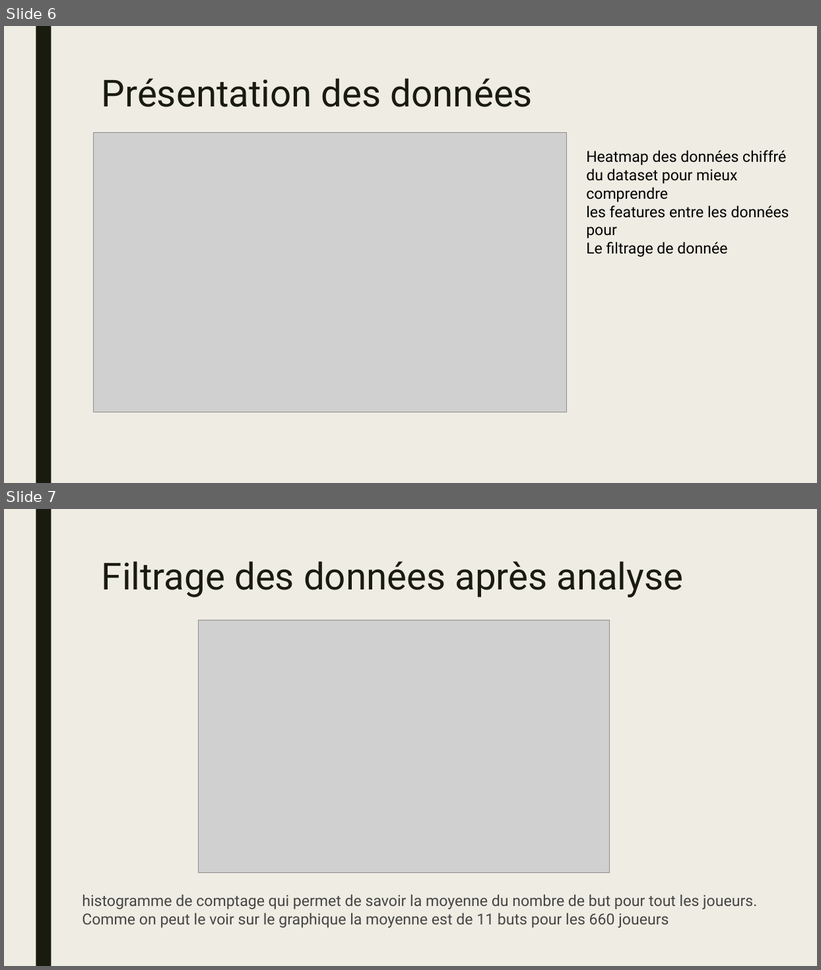
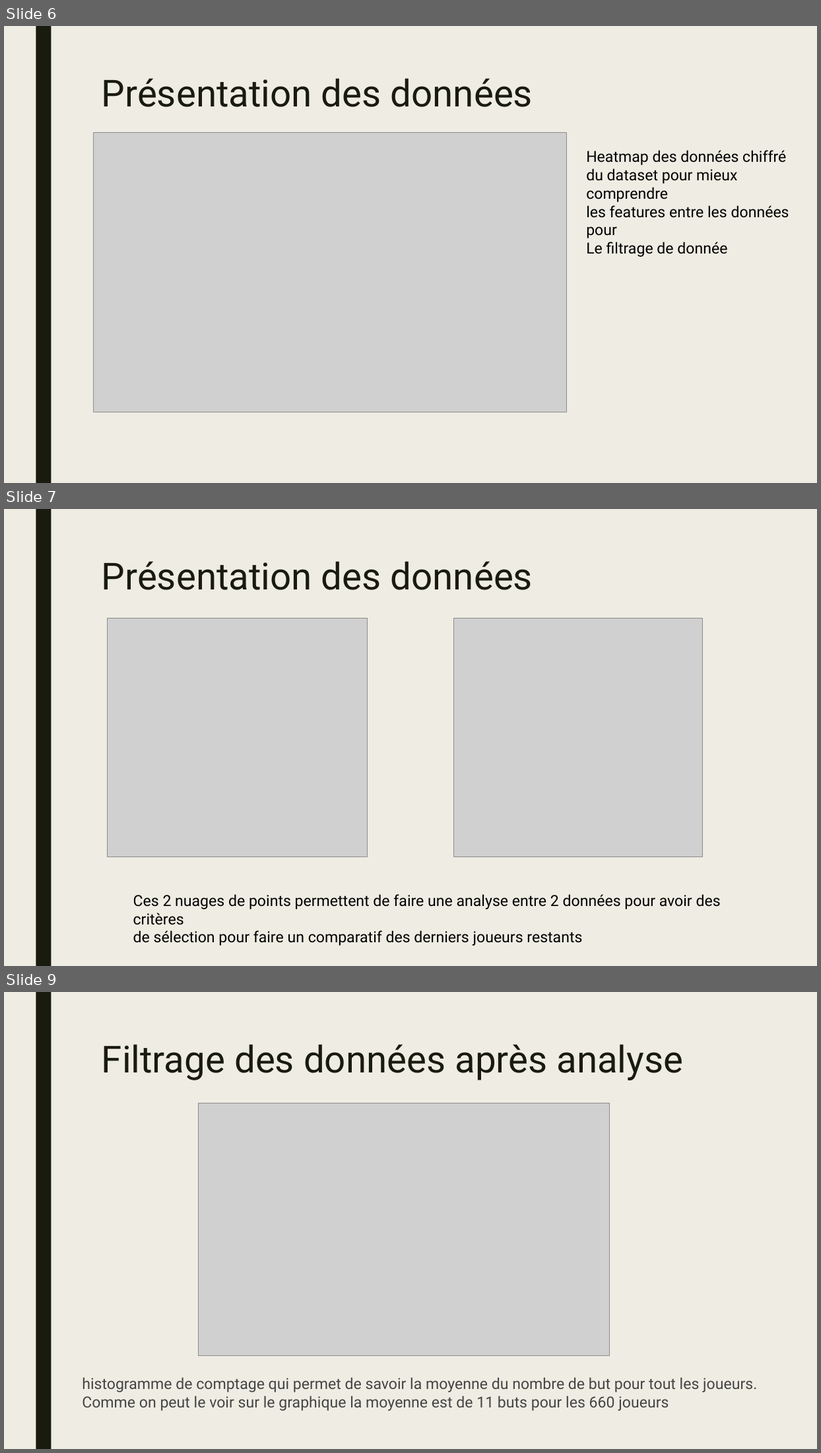
Before and after one commit to julienparrot/Foot-dataset, a slide deck: Analyse données.pptx. Shown one above the other, each under a label of ours: slides 6 and 7 before the commit, slides 6, 7 and 9 after it; the slides between them are not shown. The pictures are 821x970 and 821x1453 pixels, drawn with LibreOffice and Linux fonts; fonts in the diff are those of the drawing; grey boxes stand for pictures. Boxes give left, top, right and bottom in pixels: in the first picture for what was removed or moved away, otherwise in the second. Text is boxed around its words. In the diff, an @@ line names an element or a change of style, - is before the commit and + after.

Commit message:
Add last version PowerPoint

```diff
--- a/Analyse données.pptx
+++ b/Analyse données.pptx
@@ slide 7 added at [4, 509, 817, 966], background #EFEDE3; not listed: 1 template element that a slide beside it also shows @@
@@ title added at [102, 561, 533, 590], 44 pt, text #191B0E @@
+Présentation des données
@@ picture added at [107, 618, 367, 857] @@
@@ picture added at [454, 618, 703, 857] @@
@@ text added at [133, 894, 721, 946], 18 pt, text #000000 @@
+Ces 2 nuages de points permettent de faire une analyse entre 2 données pour avoir des critères
+de sélection pour faire un comparatif des derniers joueurs restants
@@ what was slide 7 is now slide 9 @@
```
Also in this commit, not shown: 3 slides changed, 6 other slides added.
